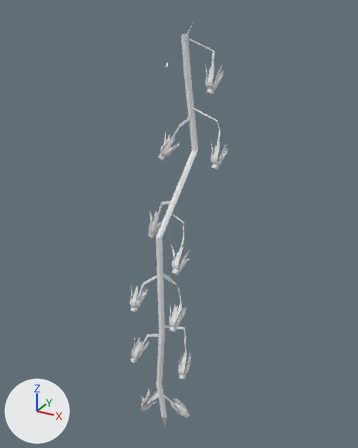
What one commit did to the OBJ model meshes/env/plants/v7_rachis0.obj.
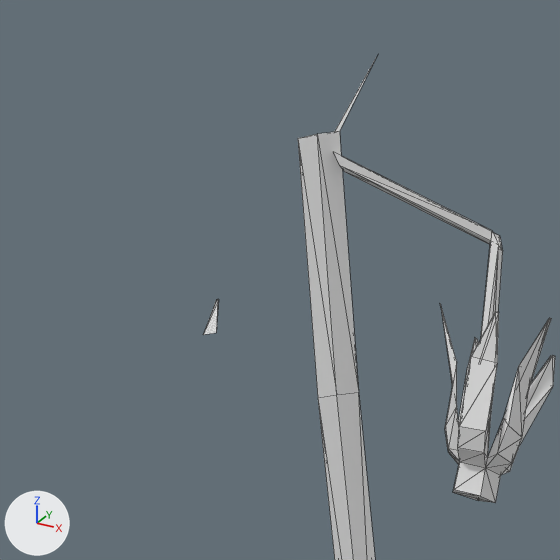
Old and new are each drawn whole from a camera (50 mm lens) standing at (0.161, -0.2046, 0.1436) and looking at (0.0195, 0.0526, 0.015) and again close up on the part from 37% to 63% of the width and 3% to 23% of the height. Arrows for +X, +Y and +Z are at lower left; the lights stay in place. The first two pictures are the older version. The close-ups show mesh edges as thin lines. Where no turn or scale is listed for an object, it has been applied to the vertices. Vertices at exactly the same position are counted once.

The scene before the commit, as lines of its bpy script (objects in view):
```python
me_v7_rachis0 = bpy.data.meshes.new('v7_rachis0')
me_v7_rachis0.from_pydata(...)  # 1149 vertices, 2199 faces; spans x -0.003..0.045, y 0.016..0.073, z -0.14..0.136
ob_v7_rachis0 = bpy.data.objects.new('v7_rachis0', me_v7_rachis0)
ob_v7_rachis0.location = (0.0, 0.0, 0.0)
```
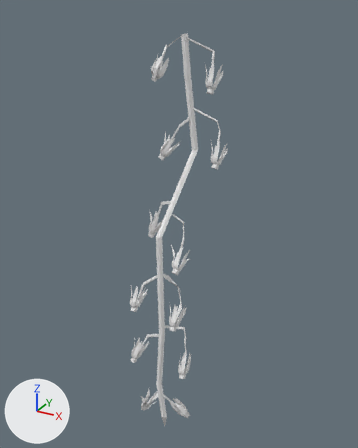
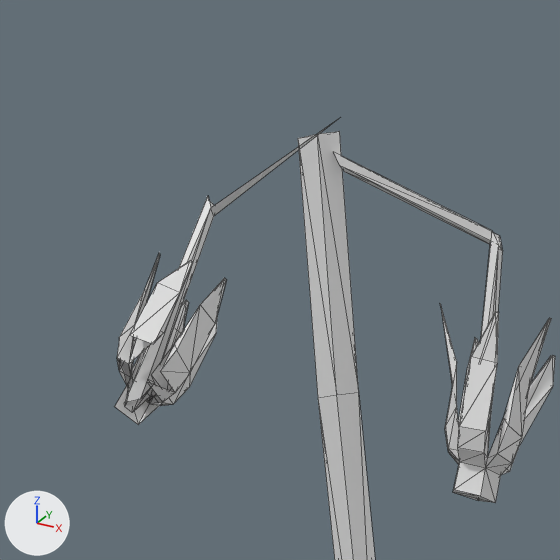
Boxes (x1, y1, x2, y2) around the edits, measured in the close-ups (560 x 560 px):
'v7_rachis0', reshaped: before (203, 58, 555, 560); after (115, 119, 555, 560)
part 1 of me_v7_rachis0, built on: before (335, 58, 376, 132); after (115, 119, 338, 425)

What changed in the scene script:
```text
Change me_v7_rachis0:
    used by ob_v7_rachis0; location = (0.0, 0.0, 0.0)
    remove me_v7_rachis0.from_pydata(...)  # 1149 vertices, 2199 faces; spans x -0.003..0.045, y 0.016..0.073, z -0.14..0.136
    add me_v7_rachis0.from_pydata(...)  # 1228 vertices, 2333 faces; spans x -0.003..0.045, y 0.016..0.073, z -0.14..0.131
    me_v7_rachis0 part 1
    1 vertex is removed from x 0.022, y 0.067, z 0.136
    1 face is deleted
    80 vertices are added at x 0.0..0.018, y 0.05..0.067, z 0.103..0.131
    135 new faces join them
```
